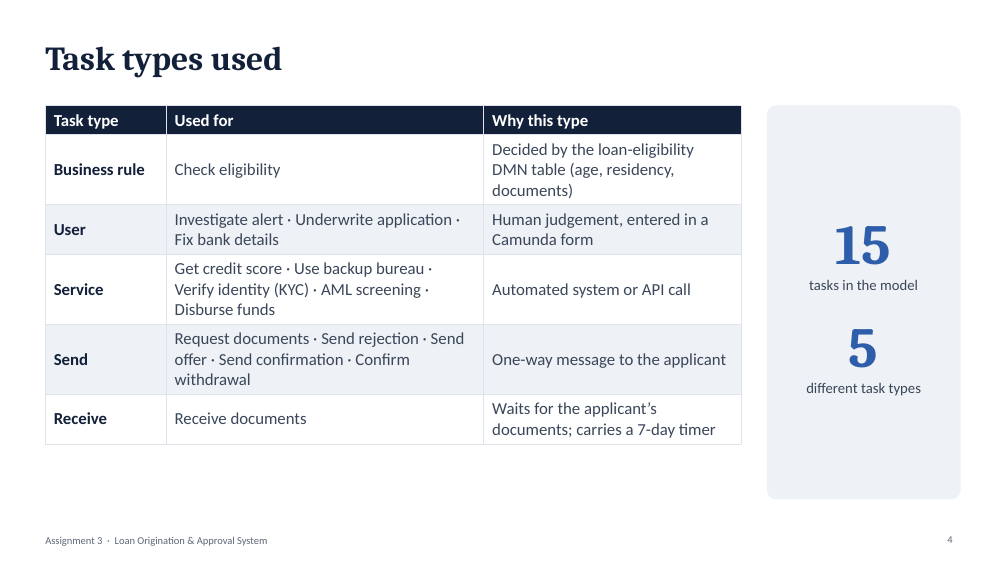
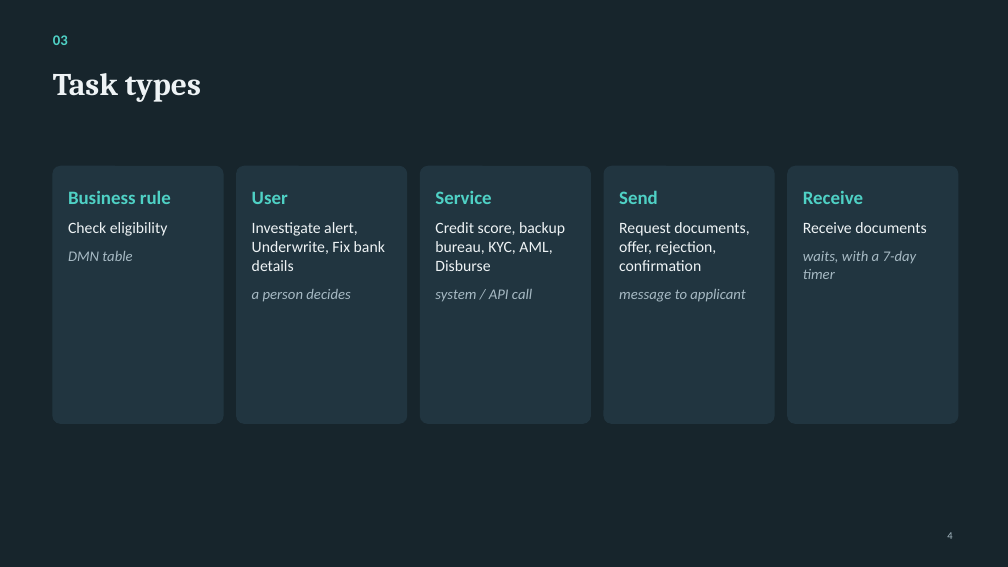
Before and after one commit to NoThisIsVIN/WFA_Assignment, a slide deck: slide 4 of Assignment3_Loan/Loan_Presentation.pptx. Drawn at 1008x567 pixels with LibreOffice and Linux fonts; fonts in the diff are those of the drawing. Boxes give left, top, right and bottom in pixels: in the first picture for what was removed or moved away, otherwise in the second. Text is boxed around its words. In the diff, an @@ line names an element or a change of style, - is before the commit and + after.

```diff
--- a/Assignment3_Loan/Loan_Presentation.pptx
+++ b/Assignment3_Loan/Loan_Presentation.pptx
@@ background #FFFFFF to #17252C @@
@@ text added at (53,35,68,45), 14 pt, text #4FD1C5, bold @@
+03
@@ title at (53,73,201,102): text changed; size 32 to 30 pt; text colour #13203A to #EEF3F5 @@
-Task types used
+Task types
@@ table removed at (45,106,741,442), 6 rows, 3 columns @@
-Task type | Used for | Why this type
-Business rule | Check eligibility | Decided by the loan-eligibility DMN table (age, residency, documents)
-User | Investigate alert · Underwrite application · Fix bank details | Human judgement, entered in a Camunda form
-Service | Get credit score · Use backup bureau · Verify identity (KYC) · AML screening · Disburse funds | Automated system or API call
-Send | Request documents · Send rejection · Send offer · Send confirmation · Confirm withdrawal | One-way message to the applicant
-Receive | Receive documents | Waits for the applicant’s documents; carries a 7-day timer
@@ rounded rectangle: place and size @@
-rounded rectangle at (768,106,960,499)
+rounded rectangle at (53,166,223,423)
@@ rounded rectangle at (53,166,223,423): fill #EEF1F5 to #213540; outline #EEF1F5 1 pt to #213540 1 pt; proportions changed @@
@@ rounded rectangle added at (237,166,407,423), fill #213540, outline #213540 1 pt @@
@@ rounded rectangle added at (420,166,591,423), fill #213540, outline #213540 1 pt @@
@@ rounded rectangle added at (604,166,774,423), fill #213540, outline #213540 1 pt @@
@@ rounded rectangle added at (788,166,958,423), fill #213540, outline #213540 1 pt @@
@@ text added at (68,190,171,261), 15 pt, text #EEF3F5 @@
+Business rule
+Check eligibility
+DMN table
@@ text added at (252,191,385,302), 15 pt, text #EEF3F5 @@
+User
+Investigate alert, Underwrite, Fix bank details
+a person decides
@@ text added at (435,191,565,302), 15 pt, text #EEF3F5 @@
+Service
+Credit score, backup bureau, KYC, AML, Disburse
+system / API call
@@ text added at (619,190,749,302), 15 pt, text #EEF3F5 @@
+Send
+Request documents, offer, rejection, confirmation
+message to applicant
@@ text added at (803,191,926,279), 14 pt, text #A7BAC4 @@
+Receive
+Receive documents
+waits, with a 7-day timer
@@ text removed at (806,226,921,396) @@
-15
-tasks in the model
-5
-different task types
@@ text removed at (45,536,267,546) @@
-Assignment 3 · Loan Origination & Approval System
@@ page number at (947,532,952,539): text colour #5D6778 to #A7BAC4 @@
```
Also in this commit, not shown: 6 other slides changed, 2 slides added, 2 slides removed, 2 other files.
